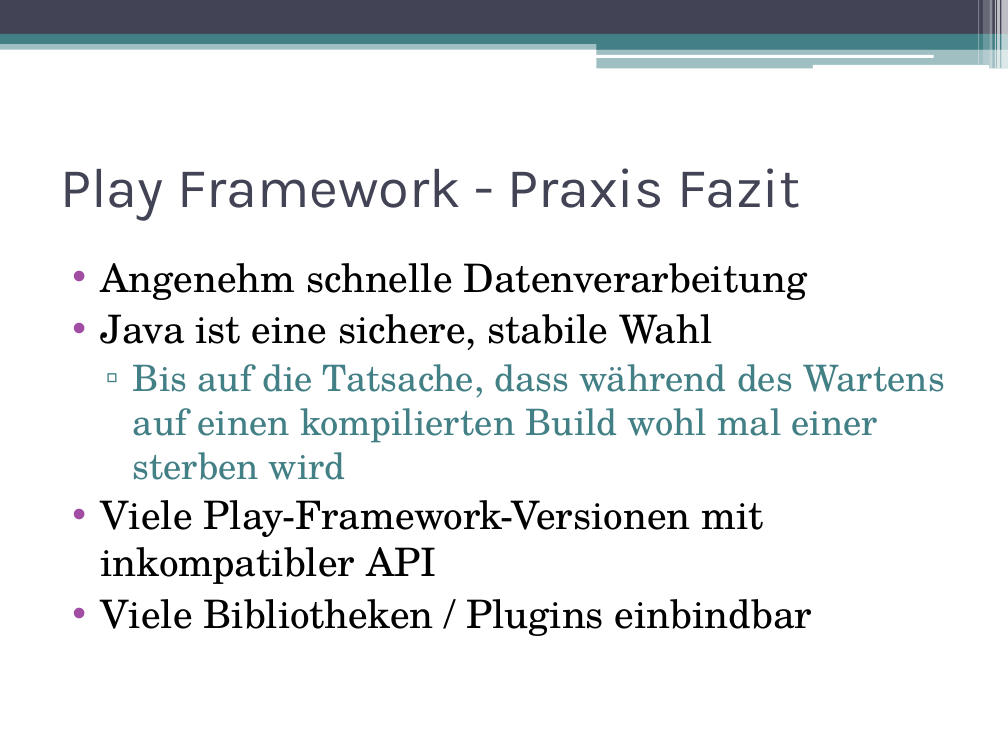
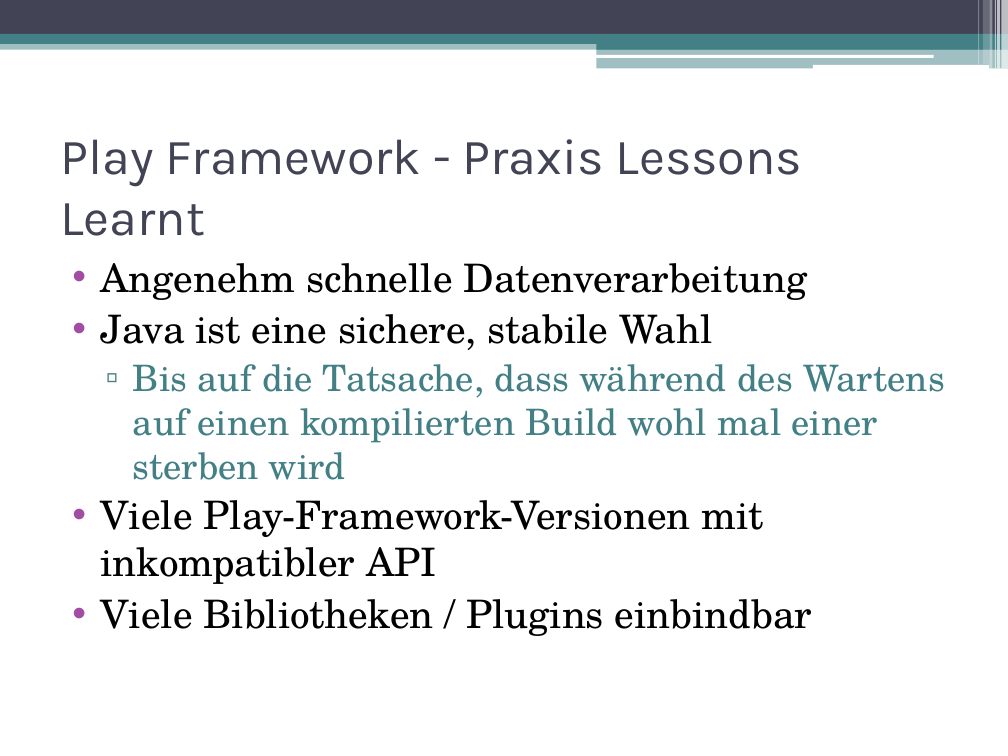
Before and after one commit to jaggr2/ch.bfh.bti7054.w2013.p.blastshop, a slide deck: slide 18 of docs/Slides_detailled_version.pptx (slide 13 before the commit). Drawn at 1008x756 pixels with LibreOffice and Linux fonts; fonts in the diff are those of the drawing. Boxes give left, top, right and bottom in pixels: in the first picture for what was removed or moved away, otherwise in the second. Text is boxed around its words. In the diff, an @@ line names an element or a change of style, - is before the commit and + after.

```diff
--- a/docs/Slides_detailled_version.pptx
+++ b/docs/Slides_detailled_version.pptx
@@ title at bbox=[60, 139, 803, 236]: text changed; size 40 to 36 pt @@
-Play Framework - Praxis Fazit
+Play Framework - Praxis Lessons Learnt
```
Also in this commit, not shown: 5 slides added, 2 other files.
